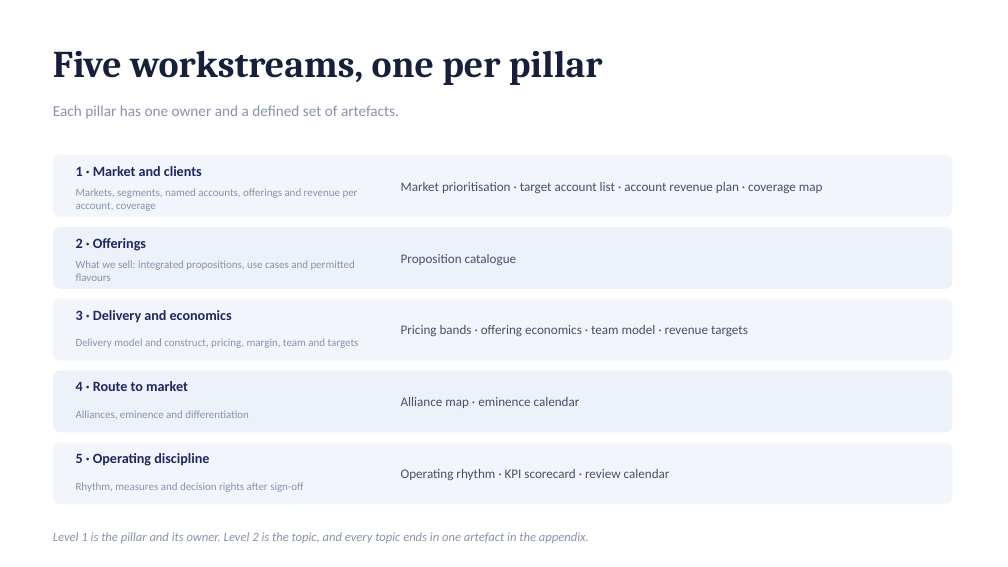
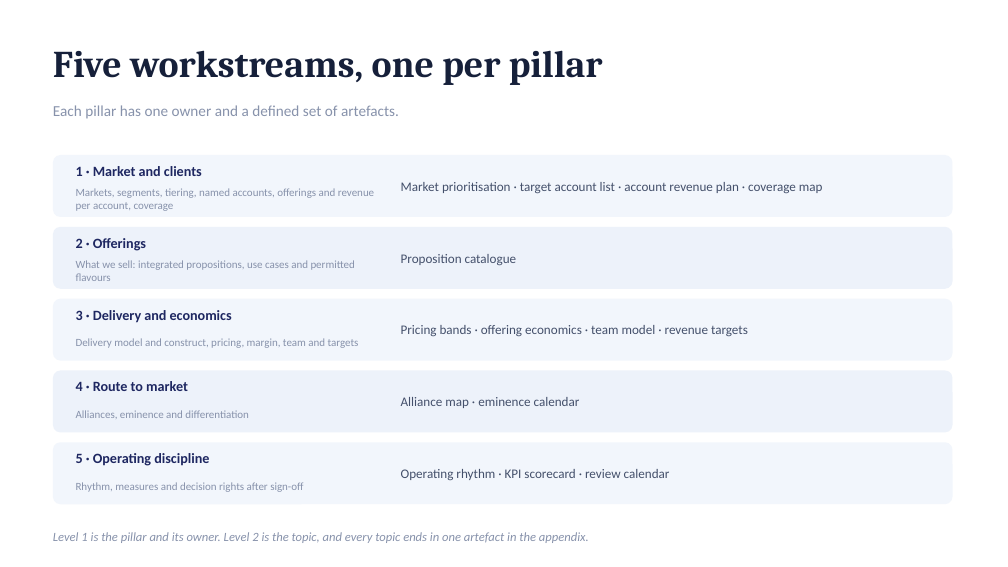
Before and after one commit to dhajjar-cyber/bae, a slide deck: slide 10 of FSI strategy/EAIND-FSI-Strategy-Development-Plan.pptx (slide 8 before the commit). Drawn at 1008x567 pixels with LibreOffice and Linux fonts; fonts in the diff are those of the drawing. Boxes give left, top, right and bottom in pixels: in the first picture for what was removed or moved away, otherwise in the second. Text is boxed around its words. In the diff, an @@ line names an element or a change of style, - is before the commit and + after.

```diff
--- a/FSI strategy/EAIND-FSI-Strategy-Development-Plan.pptx
+++ b/FSI strategy/EAIND-FSI-Strategy-Development-Plan.pptx
@@ text at [76,188,374,211]: text changed @@
-Markets, segments, named accounts, offerings and revenue per account, coverage
+Markets, segments, tiering, named accounts, offerings and revenue per account, coverage
```
Also in this commit, not shown: 10 other slides changed, 3 slides added, 1 slide removed, 2 other files.
